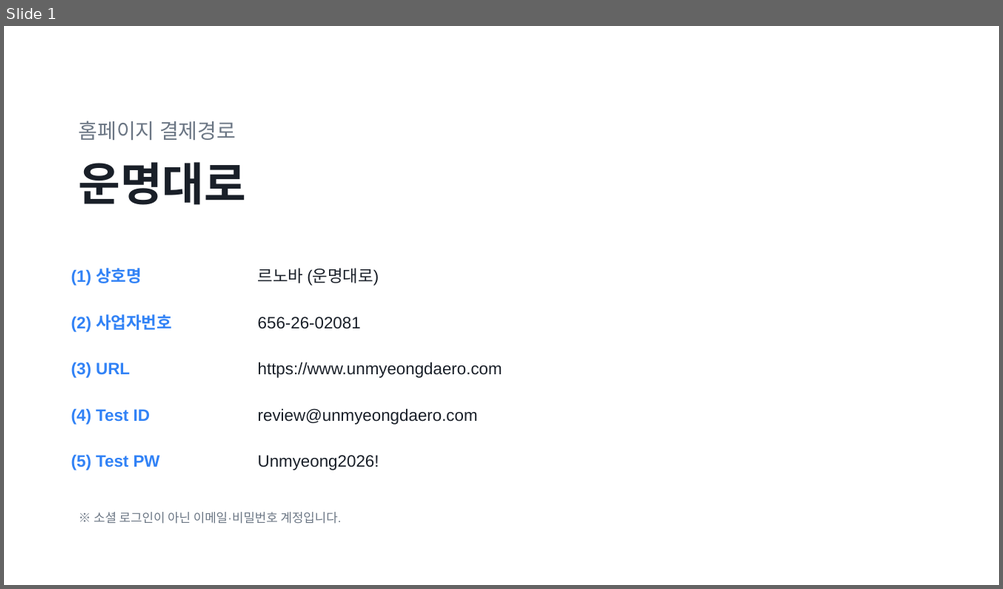
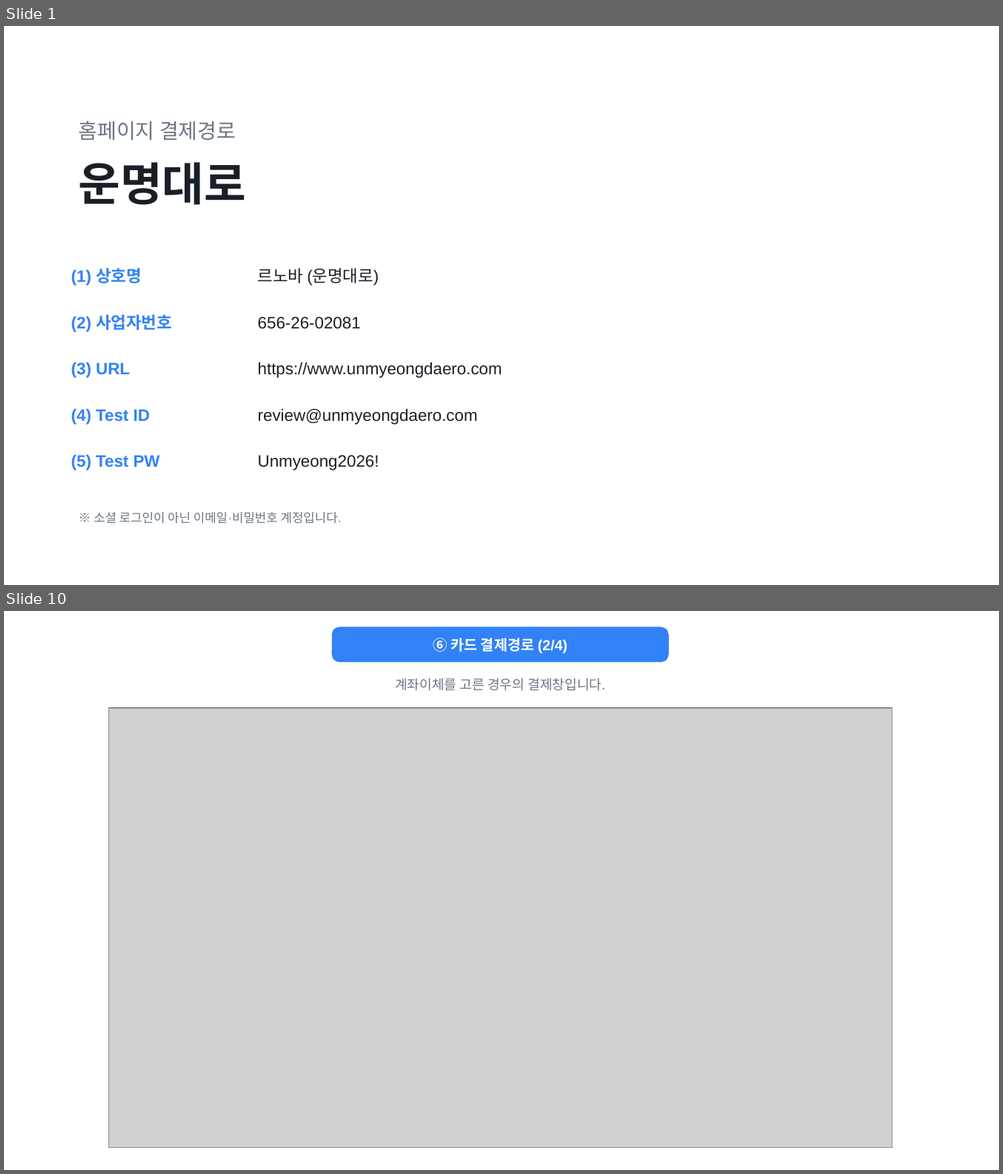
Before and after one commit to seozenee/unmyeongdaero, a slide deck: docs/토스페이먼츠/결제경로_운명대로.pptx. Shown one above the other, each under a label of ours: slide 1 before the commit, slides 1 and 10 after it; the slides between them are not shown. The pictures are 1003x589 and 1003x1174 pixels, drawn with LibreOffice and Linux fonts; fonts in the diff are those of the drawing; grey boxes stand for pictures. Boxes give left, top, right and bottom in pixels: in the first picture for what was removed or moved away, otherwise in the second. Text is boxed around its words. In the diff, an @@ line names an element or a change of style, - is before the commit and + after.

```diff
--- a/docs/토스페이먼츠/결제경로_운명대로.pptx
+++ b/docs/토스페이먼츠/결제경로_운명대로.pptx
@@ slide 10 added at [4, 611, 999, 1170], background #FFFFFF @@
@@ rounded rectangle added at [333, 627, 668, 662], fill #3182F6, outline #3182F6 1 pt @@
@@ text added at [432, 638, 567, 653], 14 pt, text #FFFFFF, bold @@
+⑥ 카드 결제경로 (2/4)
@@ text added at [395, 678, 605, 691], 13 pt, text #6B7684 @@
+계좌이체를 고른 경우의 결제창입니다.
@@ picture added at [108, 708, 892, 1148] @@
```
Also in this commit, not shown: 9 slides changed, 1 other slide added, 1 slide removed, 19 other files.
